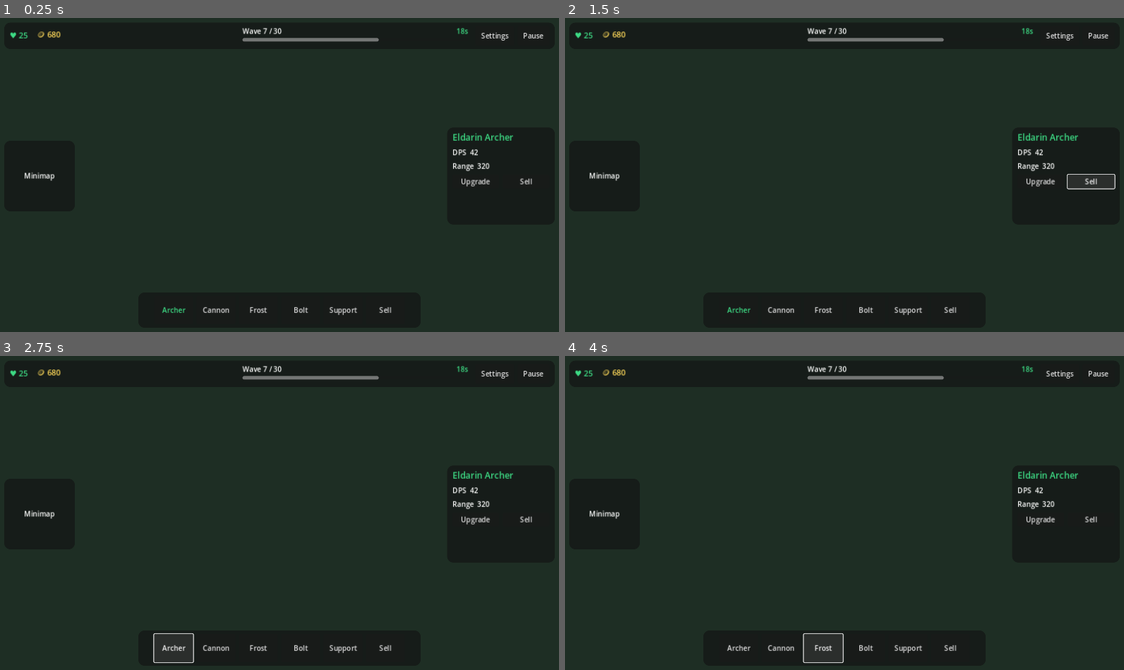
Above: before the commit, frames 1-4 (two rows, left to right).
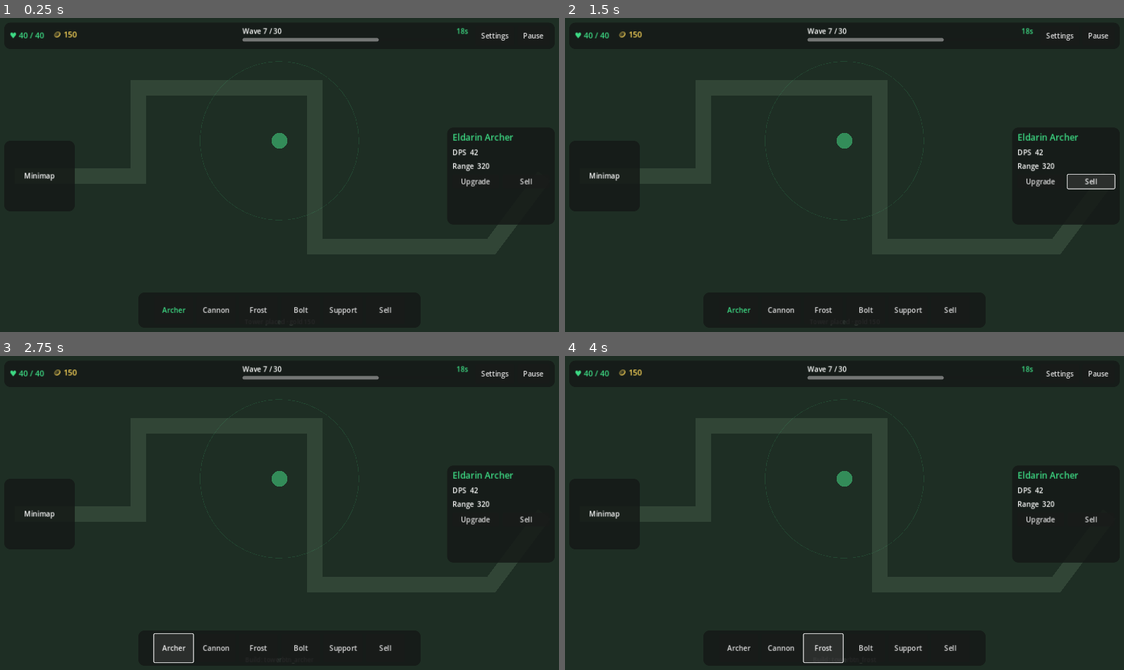
Above: after the commit, the same moments.

Repository: kennethIve/Green-TD
Game: Godot game, scene res://scenes/main.tscn
The game is run twice, just before and just after one commit, with the same random seed, the same clock (stepped at 60 frames per second) and the same inputs.
Inputs:
- Up to frame 1 (0.25 s): no input
- Up to frame 2 (1.5 s): click "Upgrade" at 0.5 s; click "Sell" at 1.25 s
- Up to frame 3 (2.75 s): click "Archer" at 2 s
- Up to frame 4 (4 s): click "Cannon" at 2.75 s; click "Frost" at 3.5 s

The runs differ from the first frame. In frame 1, 0.4% of the frame differs, in the area x 3-65%, y 4-98%; in frame 2, 0.4%; in frame 3, 0.4%; in frame 4, 0.4%.

Commit message:
M2 slice: path, waves, towers, lives/gold, win/lose

Diff:
--- /dev/null
+++ b/scenes/creep/creep.tscn
@@ -0,0 +1,30 @@
+[gd_scene load_steps=3 format=3 uid="uid://bqcreepgreentd1"]
+
+[ext_resource type="Script" path="res://scripts/creep/creep.gd" id="1_creep"]
+
+[sub_resource type="RectangleShape2D" id="RectangleShape2D_1"]
+size = Vector2(28, 28)
+
+[node name="Creep" type="CharacterBody2D"]
+collision_layer = 2
+collision_mask = 0
+script = ExtResource("1_creep")
+
+[node name="Body" type="ColorRect" parent="."]
+offset_left = -14.0
+offset_top = -14.0
+offset_right = 14.0
+offset_bottom = 14.0
+color = Color(0.75, 0.25, 0.2, 1)
+
+[node name="CollisionShape2D" type="CollisionShape2D" parent="."]
+shape = SubResource("RectangleShape2D_1")
+
+[node name="HpLabel" type="Label" parent="."]
+offset_left = -20.0
+offset_top = -34.0
+offset_right = 20.0
+offset_bottom = -16.0
+theme_override_font_sizes/font_size = 12
+text = "30"
+horizontal_alignment = 1
--- a/scenes/main.tscn
+++ b/scenes/main.tscn
@@ -1,7 +1,10 @@
-[gd_scene load_steps=3 format=3 uid="uid://bqgreentdmain001"]
+[gd_scene load_steps=5 format=3 uid="uid://bqgreentdmain001"]
 
 [ext_resource type="Script" path="res://scripts/main.gd" id="1_main"]
 [ext_resource type="PackedScene" path="res://scenes/ui/hud.tscn" id="2_hud"]
+[ext_resource type="Script" path="res://scripts/path/creep_path.gd" id="3_path"]
+[ext_resource type="Script" path="res://scripts/wave/wave_spawner.gd" id="4_wave"]
+[ext_resource type="PackedScene" path="res://scenes/creep/creep.tscn" id="5_creep"]
 
 [node name="Main" type="Node2D"]
 script = ExtResource("1_main")
@@ -10,9 +13,59 @@
 position = Vector2(640, 360)
 
 [node name="Background" type="ColorRect" parent="."]
+z_index = -10
 offset_right = 1280.0
 offset_bottom = 720.0
+mouse_filter = 2
 color = Color(0.12, 0.18, 0.14, 1)
+
+[node name="CreepPath" type="Node2D" parent="."]
+script = ExtResource("3_path")
+
+[node name="P1" type="Marker2D" parent="CreepPath"]
+position = Vector2(40, 360)
+
+[node name="P2" type="Marker2D" parent="CreepPath"]
+position = Vector2(320, 360)
+
+[node name="P3" type="Marker2D" parent="CreepPath"]
+position = Vector2(320, 160)
+
+[node name="P4" type="Marker2D" parent="CreepPath"]
+position = Vector2(720, 160)
+
+[node name="P5" type="Marker2D" parent="CreepPath"]
+position = Vector2(720, 520)
+
+[node name="P6" type="Marker2D" parent="CreepPath"]
+position = Vector2(1120, 520)
+
+[node name="P7" type="Marker2D" parent="CreepPath"]
+position = Vector2(1240, 360)
+
+[node name="PathLine" type="Line2D" parent="CreepPath"]
+z_index = -1
+points = PackedVector2Array(40, 360, 320, 360, 320, 160, 720, 160, 720, 520, 1120, 520, 1240, 360)
+width = 36.0
+default_color = Color(0.2, 0.28, 0.22, 0.9)
+
+[node name="WaveSpawner" type="Node2D" parent="."]
+script = ExtResource("4_wave")
+creep_scene = ExtResource("5_creep")
+path_path = NodePath("../CreepPath")
+creeps_per_wave = 8
+total_waves = 5
+
+[node name="Towers" type="Node2D" parent="."]
+
+[node name="StatusLabel" type="Label" parent="."]
+offset_left = 200.0
+offset_top = 680.0
+offset_right = 1080.0
+offset_bottom = 708.0
+theme_override_font_sizes/font_size = 14
+text = "Space = next wave · Click = place tower"
+horizontal_alignment = 1
 
 [node name="UI" type="CanvasLayer" parent="."]
 
--- /dev/null
+++ b/scripts/creep/creep.gd
@@ -0,0 +1,56 @@
+extends CharacterBody2D
+## Placeholder creep — follows CreepPath, leaks damage lives at end.
+class_name Creep
+
+signal leaked
+signal died(reward: int)
+
+@export var speed: float = 90.0
+@export var max_hp: int = 30
+@export var reward: int = 12
+
+var hp: int
+var _points: PackedVector2Array = []
+var _idx: int = 0
+
+@onready var _hp_label: Label = $HpLabel
+
+
+func _ready() -> void:
+	add_to_group("creeps")
+
+
+func setup(points: PackedVector2Array) -> void:
+	_points = points
+	hp = max_hp
+	if _points.size() > 0:
+		global_position = _points[0]
+		_idx = 1
+	_update_hp()
+
+
+func take_damage(amount: int) -> void:
+	hp -= amount
+	_update_hp()
+	if hp <= 0:
+		died.emit(reward)
+		queue_free()
+
+
+func _physics_process(_delta: float) -> void:
+	if _points.is_empty() or _idx >= _points.size():
+		leaked.emit()
+		queue_free()
+		return
+	var target := _points[_idx]
+	var dir := (target - global_position)
+	if dir.length() < 4.0:
+		_idx += 1
+		return
+	velocity = dir.normalized() * speed
+	move_and_slide()
+
+
+func _update_hp() -> void:
+	if _hp_label:
+		_hp_label.text = str(maxi(hp, 0))
--- a/scripts/main.gd
+++ b/scripts/main.gd
@@ -1,22 +1,102 @@
 extends Node2D
-## Green TD — main scene entry.
+## Game loop: lives, gold, waves, win/lose. Wires HUD.
+
+const START_LIVES := 40
+const START_GOLD := 200
+const TOWER_COST := 50
 
 @onready var hud: Control = $UI/HUD
+@onready var spawner: WaveSpawner = $WaveSpawner
+@onready var path: CreepPath = $CreepPath
+@onready var towers: Node2D = $Towers
+@onready var status_label: Label = $StatusLabel
+
+var lives: int = START_LIVES
+var gold: int = START_GOLD
+var _ended: bool = false
+var _build_id: String = "archer"
 
 
 func _ready() -> void:
-	print("Green TD running with HUD")
+	# Mark creeps via group when spawned — patch in spawner children
+	spawner.creep_leaked.connect(_on_leak)
+	spawner.creep_killed.connect(_on_kill)
+	spawner.wave_started.connect(_on_wave_started)
+	spawner.all_waves_cleared.connect(_on_win)
 	if hud.has_signal("build_pressed"):
 		hud.build_pressed.connect(_on_build_pressed)
-	if hud.has_signal("upgrade_pressed"):
-		hud.upgrade_pressed.connect(func() -> void: print("upgrade"))
-	if hud.has_signal("sell_pressed"):
-		hud.sell_pressed.connect(func() -> void: print("sell"))
 	if hud.has_signal("pause_pressed"):
-		hud.pause_pressed.connect(func() -> void: print("pause"))
-	if hud.has_signal("settings_pressed"):
-		hud.settings_pressed.connect(func() -> void: print("settings"))
+		hud.pause_pressed.connect(func() -> void: get_tree().paused = not get_tree().paused)
+	_refresh_hud()
+	status_label.text = "Click map to place archer ($%d) · Space = next wave" % TOWER_COST
+	# Auto-place one starter tower near path mid
+	_place_tower(Vector2(640, 280))
+
+
+func _unhandled_input(event: InputEvent) -> void:
+	if _ended:
+		return
+	if event is InputEventKey and event.pressed and event.keycode == KEY_SPACE:
+		if not spawner.start_next_wave():
+			status_label.text = "Wave busy or finished"
+	elif event is InputEventMouseButton and event.pressed and event.button_index == MOUSE_BUTTON_LEFT:
+		if _build_id == "sell":
+			return
+		_place_tower(get_global_mouse_position())
+
+
+func _place_tower(pos: Vector2) -> void:
+	if gold < TOWER_COST:
+		status_label.text = "Not enough gold"
+		return
+	gold -= TOWER_COST
+	var t := Tower.new()
+	t.position = pos
+	towers.add_child(t)
+	_refresh_hud()
+	status_label.text = "Tower placed · gold %d" % gold
 
 
 func _on_build_pressed(id: String) -> void:
-	print("build_pressed: ", id)
+	_build_id = id
+	status_label.text = "Build: %s" % id
+
+
+func _on_leak() -> void:
+	if _ended:
+		return
+	lives = maxi(lives - 1, 0)
+	_refresh_hud()
+	if lives <= 0:
+		_lose()
+
+
+func _on_kill(reward: int) -> void:
+	gold += reward
+	_refresh_hud()
+
+
+func _on_wave_started(index: int, total: int) -> void:
+	if hud.has_method("set_wave"):
+		hud.set_wave(index, total, 0.0)
+	status_label.text = "Wave %d / %d" % [index, total]
+
+
+func _on_win() -> void:
+	if _ended:
+		return
+	_ended = true
+	status_label.text = "VICTORY — all waves cleared"
+
+
+func _lose() -> void:
+	_ended = true
+	status_label.text = "DEFEAT — lives depleted"
+
+
+func _refresh_hud() -> void:
+	if hud.has_method("set_resources"):
+		# HUD still shows current/max style when we pass lives; keep max in label via hack
+		hud.set_resources(lives, gold)
+		if hud.get_node_or_null("%LivesLabel"):
+			hud.get_node("%LivesLabel").text = "♥ %d / %d" % [lives, START_LIVES]
--- /dev/null
+++ b/scripts/path/creep_path.gd
@@ -0,0 +1,10 @@
+extends Node2D
+## Waypoint path for creeps. Children Marker2D = path points in order.
+class_name CreepPath
+
+func get_points() -> PackedVector2Array:
+	var pts: PackedVector2Array = []
+	for c in get_children():
+		if c is Node2D:
+			pts.append((c as Node2D).global_position)
+	return pts
--- /dev/null
+++ b/scripts/tower/tower.gd
@@ -0,0 +1,40 @@
+extends Node2D
+## Basic placeholder tower — damages nearest creep in range.
+class_name Tower
+
+@export var range_px: float = 180.0
+@export var damage: int = 8
+@export var fire_interval: float = 0.7
+@export var cost: int = 50
+
+var _cooldown: float = 0.0
+
+
+func _process(delta: float) -> void:
+	_cooldown = maxf(_cooldown - delta, 0.0)
+	if _cooldown > 0.0:
+		return
+	var target := _find_target()
+	if target == null:
+		return
+	target.take_damage(damage)
+	_cooldown = fire_interval
+	queue_redraw()
+
+
+func _find_target() -> Creep:
+	var best: Creep = null
+	var best_d := range_px
+	for n in get_tree().get_nodes_in_group("creeps"):
+		if n is Creep:
+			var c := n as Creep
+			var d := global_position.distance_to(c.global_position)
+			if d <= best_d:
+				best_d = d
+				best = c
+	return best
+
+
+func _draw() -> void:
+	draw_circle(Vector2.ZERO, 18.0, Color(0.2, 0.55, 0.35, 1))
+	draw_arc(Vector2.ZERO, range_px, 0.0, TAU, 48, Color(0.24, 0.86, 0.52, 0.15), 1.0)
--- /dev/null
+++ b/scripts/wave/wave_spawner.gd
@@ -0,0 +1,70 @@
+extends Node2D
+## Spawns waves of creeps along a CreepPath.
+class_name WaveSpawner
+
+signal wave_started(index: int, total: int)
+signal wave_cleared(index: int)
+signal all_waves_cleared
+signal creep_leaked
+signal creep_killed(reward: int)
+
+@export var creep_scene: PackedScene
+@export var path_path: NodePath
+@export var creeps_per_wave: int = 8
+@export var spawn_interval: float = 0.55
+@export var total_waves: int = 5
+@export var hp_per_wave: int = 8
+
+var wave_index: int = 0
+var _alive: int = 0
+var _spawning: bool = false
+
+@onready var _path: CreepPath = get_node(path_path)
+
+
+func start_next_wave() -> bool:
+	if _spawning or _alive > 0:
+		return false
+	if wave_index >= total_waves:
+		return false
+	wave_index += 1
+	wave_started.emit(wave_index, total_waves)
+	_spawn_wave()
+	return true
+
+
+func _spawn_wave() -> void:
+	_spawning = true
+	var pts := _path.get_points()
+	for i in creeps_per_wave:
+		await get_tree().create_timer(spawn_interval).timeout
+		var creep: Creep = creep_scene.instantiate()
+		creep.max_hp = 24 + wave_index * hp_per_wave
+		creep.reward = 8 + wave_index * 2
+		add_child(creep)
+		creep.setup(pts)
+		creep.leaked.connect(_on_leaked)
+		creep.died.connect(_on_died)
+		_alive += 1
+	_spawning = false
+	_check_clear()
+
+
+func _on_leaked() -> void:
+	_alive = maxi(_alive - 1, 0)
+	creep_leaked.emit()
+	_check_clear()
+
+
+func _on_died(reward: int) -> void:
+	_alive = maxi(_alive - 1, 0)
+	creep_killed.emit(reward)
+	_check_clear()
+
+
+func _check_clear() -> void:
+	if _spawning or _alive > 0:
+		return
+	wave_cleared.emit(wave_index)
+	if wave_index >= total_waves:
+		all_waves_cleared.emit()
Not shown, changed: README.md
